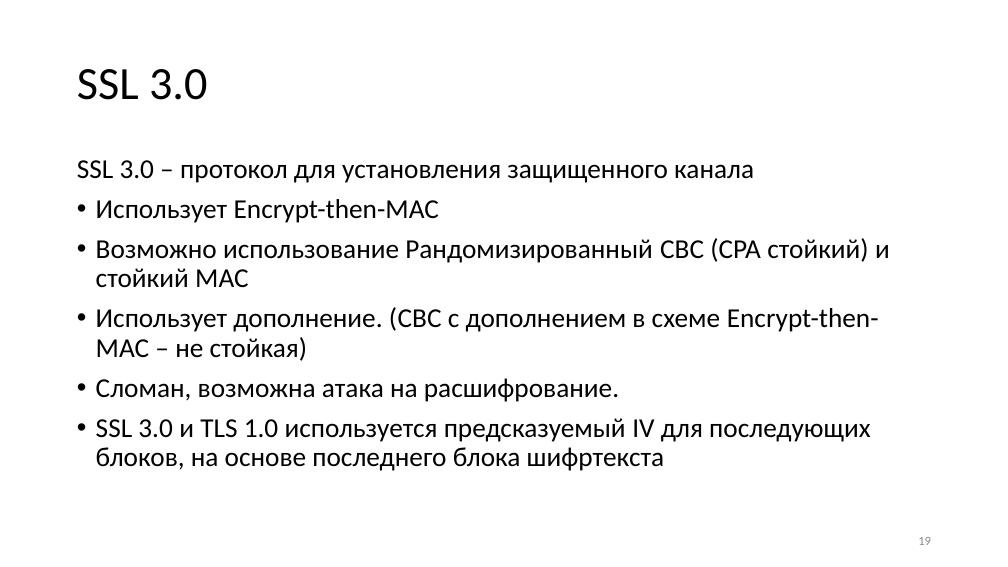
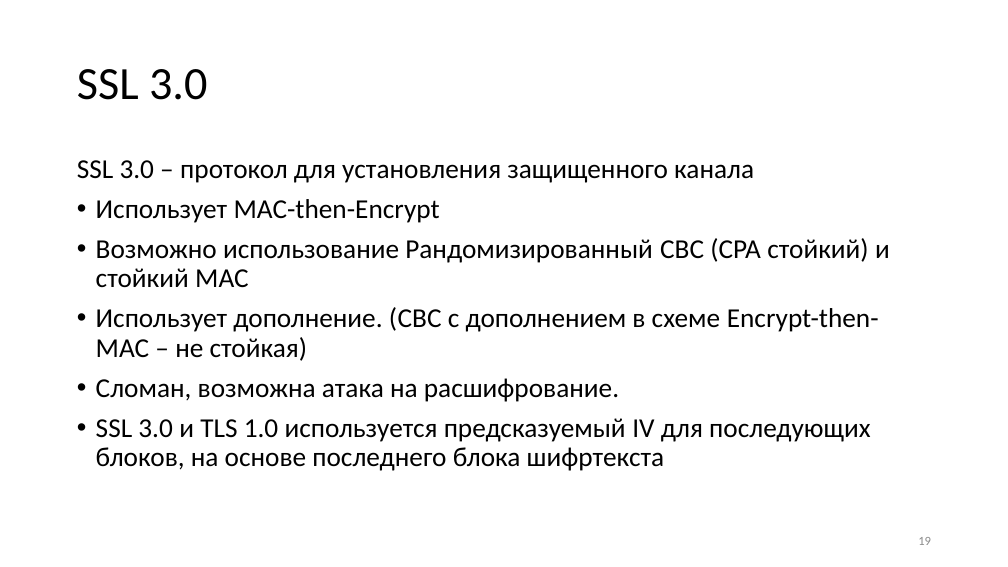
Before and after one commit to CryptoCourse/CryptoLectures, a slide deck: slide 19 of Lectures/Lecture13.pptx. Drawn at 1008x567 pixels with LibreOffice and Linux fonts; fonts in the diff are those of the drawing. Boxes give left, top, right and bottom in pixels: in the first picture for what was removed or moved away, otherwise in the second. Text is boxed around its words. In the diff, an @@ line names an element or a change of style, - is before the commit and + after.

```diff
--- a/Lectures/Lecture13.pptx
+++ b/Lectures/Lecture13.pptx
@@ text at [96, 199, 440, 223]: text changed @@
-• Использует Encrypt-then-MAC
+• Использует MAC-then-Encrypt
```
Also in this commit, not shown: 1 other slide changed, 1 other file.
